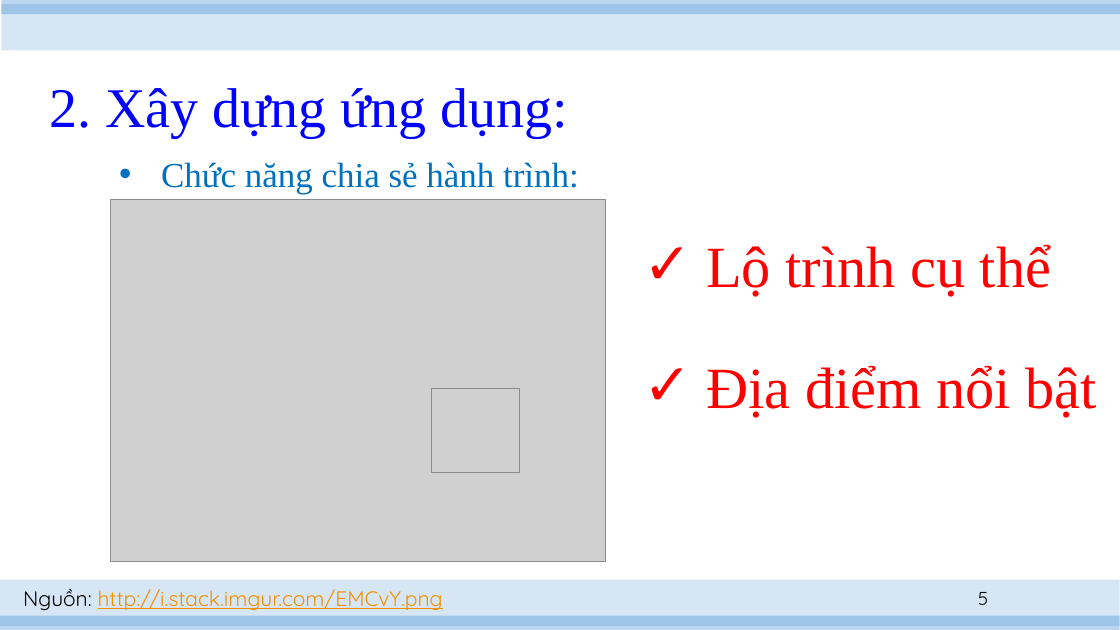
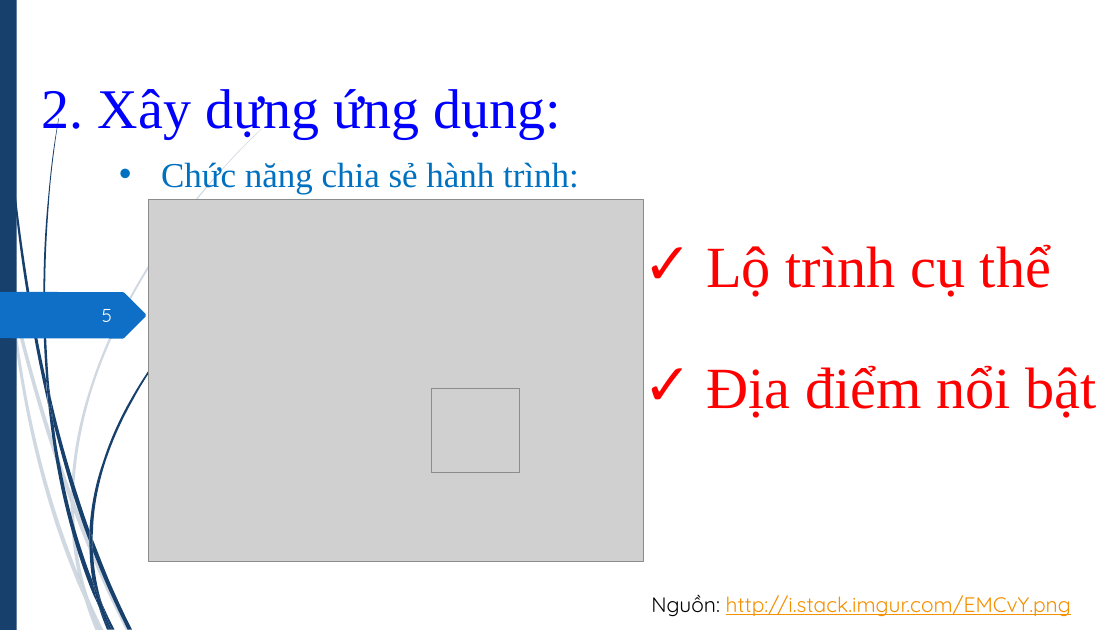
Before and after one commit to hvngoc/Presentation, a slide deck: slide 5 of slide 2.pptx. Drawn at 1120x630 pixels with LibreOffice and Linux fonts; fonts in the diff are those of the drawing; grey boxes stand for pictures. Boxes give left, top, right and bottom in pixels: in the first picture for what was removed or moved away, otherwise in the second. Text is boxed around its words. In the diff, an @@ line names an element or a change of style, - is before the commit and + after.

```diff
--- a/slide 2.pptx
+++ b/slide 2.pptx
@@ rectangle added at box(0, 0, 17, 630), fill #17406D @@
@@ rectangle removed at box(2, 4, 1120, 50) @@
@@ rectangle removed at box(2, 0, 1120, 14) @@
@@ title "2. Xây dựng ứng dụng:" at box(42, 89, 561, 139): alignment centre to left; line spacing 0.9 to 1 @@
@@ picture: place and size @@
-picture at box(111, 199, 605, 561)
+picture at box(149, 199, 643, 561)
@@ freeform shape added at box(0, 292, 146, 339), fill #0F6FC6 @@
@@ page number: place and size @@
-page number at box(978, 592, 988, 605)
+page number at box(102, 309, 112, 322)
@@ page number at box(102, 309, 112, 322): text colour #000000 to #FEFFFF @@
@@ rectangle removed at box(0, 580, 1120, 626) @@
@@ group added at box(0, 129, 262, 630): 10 freeform shapes @@
@@ group added at box(3, 0, 218, 630): 12 freeform shapes @@
@@ text "Nguồn: http://i.stack.imgur.com/EMCvY.png": place and size @@
-text "Nguồn: http://i.stack.imgur.com/EMCvY.png" at box(23, 589, 443, 611)
+text "Nguồn: http://i.stack.imgur.com/EMCvY.png" at box(651, 595, 1071, 617)
@@ rectangle removed at box(0, 616, 1120, 630) @@
```
Also in this commit, not shown: 9 other slides changed, 3 slides added.
